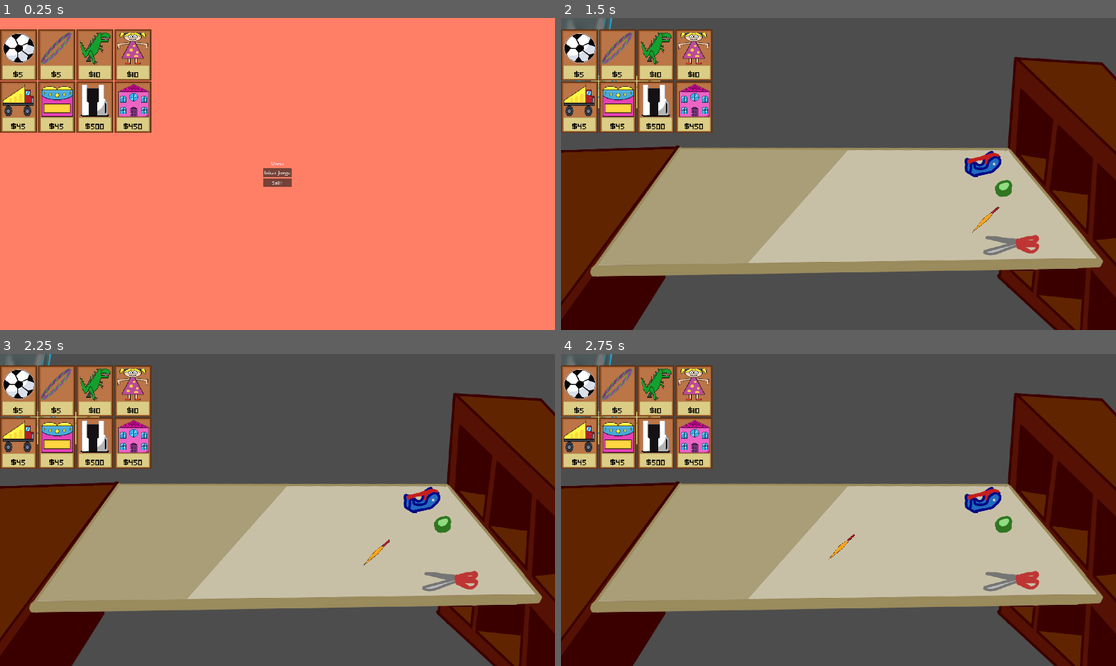
Above: before the commit, frames 1-4 (two rows, left to right).
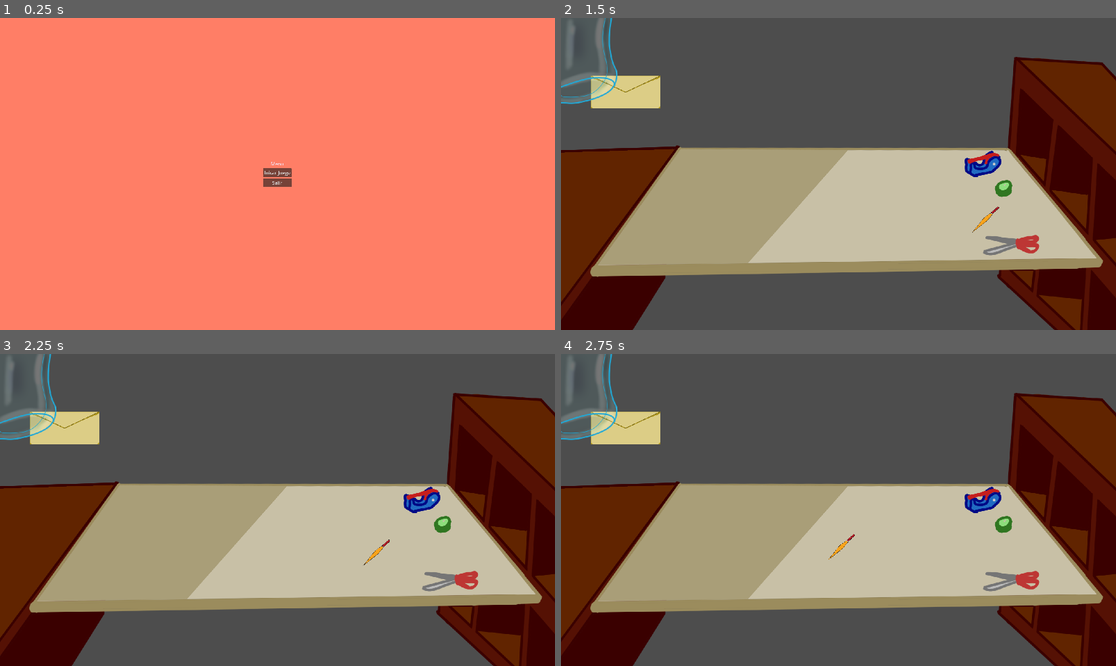
Above: after the commit, the same moments.

Repository: Formvoid-83/Intercambio_para_llevar
Game: Godot game, scene res://Scenes/world2d.tscn
The game is run twice, just before and just after one commit, with the same random seed, the same clock (stepped at 60 frames per second) and the same inputs.
Inputs (mouse positions are in pixels of both pictures, inside the frame that each line leads up to):
- Up to frame 1 (0.25 s): no input
- Up to frame 2 (1.5 s): click "Inicar Juego" at 0.5 s; tap Enter at 1.25 s; drag from (627, 92) to (838, 211) at 1.27 s
- Up to frame 3 (2.25 s): tap Space at 2 s; drag from (421, 556) to (277, 547) at 2.02 s
- Up to frame 4 (2.75 s): no input

The runs differ from the first frame. In frame 1, 8.8% of the frame differs, in the area x 0-28%, y 3-37%; in frame 2, 8.7%; in frame 3, 8.7%; in frame 4, 8.7%.

Commit message:
Toggle shelf on and off

Diff:
--- a/Scenes/inventory_panel.tscn
+++ b/Scenes/inventory_panel.tscn
@@ -3,19 +3,47 @@
 [ext_resource type="Script" uid="uid://bklkhmm6ogoye" path="res://Scripts/inventory_panel.gd" id="1_4ij40"]
 
 [node name="InventoryPanel" type="Control"]
+custom_minimum_size = Vector2(512, 352)
 layout_mode = 3
-anchors_preset = 0
-offset_right = 40.0
-offset_bottom = 40.0
+anchors_preset = 7
+anchor_left = 0.5
+anchor_top = 1.0
+anchor_right = 0.5
+anchor_bottom = 1.0
+offset_left = -960.0
+offset_top = -1080.0
+offset_right = -448.0
+offset_bottom = -728.0
+grow_horizontal = 2
+grow_vertical = 0
+pivot_offset = Vector2(256, 176)
 script = ExtResource("1_4ij40")
 
 [node name="Background" type="TextureRect" parent="."]
-layout_mode = 0
-offset_right = 40.0
-offset_bottom = 40.0
+custom_minimum_size = Vector2(512, 352)
+layout_mode = 1
+anchors_preset = 7
+anchor_left = 0.5
+anchor_top = 1.0
+anchor_right = 0.5
+anchor_bottom = 1.0
+offset_left = -256.0
+offset_top = -352.0
+offset_right = 256.0
+grow_horizontal = 2
+grow_vertical = 0
 
 [node name="GridContainer" type="GridContainer" parent="."]
-layout_mode = 0
-offset_right = 40.0
-offset_bottom = 40.0
+custom_minimum_size = Vector2(512, 352)
+layout_mode = 1
+anchors_preset = 7
+anchor_left = 0.5
+anchor_top = 1.0
+anchor_right = 0.5
+anchor_bottom = 1.0
+offset_left = -256.0
+offset_top = -352.0
+offset_right = 256.0
+grow_horizontal = 2
+grow_vertical = 0
 columns = 4
--- a/Scenes/workshop.tscn
+++ b/Scenes/workshop.tscn
@@ -1,9 +1,10 @@
-[gd_scene load_steps=11 format=3 uid="uid://dckfa8iofjspr"]
+[gd_scene load_steps=12 format=3 uid="uid://dckfa8iofjspr"]
 
 [ext_resource type="PackedScene" uid="uid://bawd52ey5er7t" path="res://Scenes/card_opener.tscn" id="1_0uag0"]
 [ext_resource type="Script" uid="uid://bn88pxcoowbbd" path="res://Scripts/workshop.gd" id="1_h4m5q"]
 [ext_resource type="PackedScene" uid="uid://bl2pcgsurq58w" path="res://Scenes/letter.tscn" id="2_m0rod"]
 [ext_resource type="PackedScene" uid="uid://3yojtyhke3jh" path="res://Scenes/toy.tscn" id="3_vt66m"]
+[ext_resource type="Script" uid="uid://ddef3i2xfiqkv" path="res://Scripts/area_table.gd" id="4_2xyou"]
 [ext_resource type="PackedScene" uid="uid://co0xn8yr1tkir" path="res://Scenes/letter_open.tscn" id="4_m0rod"]
 [ext_resource type="Texture2D" uid="uid://dp1nwt0cy5n51" path="res://Assets/Images/workshop_table_shelf.png" id="4_vt66m"]
 [ext_resource type="PackedScene" uid="uid://mpjgbql8egmy" path="res://Scenes/inventory_panel.tscn" id="5_fakrd"]
@@ -24,6 +25,7 @@
 [node name="Area_Table" type="Area2D" parent="."]
 z_index = 4
 position = Vector2(960, 540)
+script = ExtResource("4_2xyou")
 
 [node name="Table_Sprite" type="Sprite2D" parent="Area_Table"]
 texture = ExtResource("4_vt66m")
@@ -42,12 +44,14 @@
 [node name="LettersContainer" type="Node2D" parent="."]
 
 [node name="ToysContainer" type="Node2D" parent="."]
+position = Vector2(0, 400)
 
 [node name="CardOpener" parent="." instance=ExtResource("1_0uag0")]
 z_index = 7
 position = Vector2(1471, 696)
 
 [node name="CanvasLayer" type="CanvasLayer" parent="."]
+visible = false
 
 [node name="letter_open" parent="CanvasLayer" instance=ExtResource("4_m0rod")]
 offset_left = 563.0
@@ -58,6 +62,13 @@
 [node name="CanvasToys" type="CanvasLayer" parent="."]
 
 [node name="InventoryPanel" parent="CanvasToys" instance=ExtResource("5_fakrd")]
+anchors_preset = 12
+anchor_left = 0.0
+anchor_right = 1.0
+offset_left = 0.0
+offset_top = 0.0
+offset_right = 0.0
+offset_bottom = 0.0
 
 [node name="InventoryHandle" type="Control" parent="CanvasToys"]
 layout_mode = 3
--- /dev/null
+++ b/Scripts/area_table.gd
@@ -0,0 +1,14 @@
+extends Area2D
+
+signal shelf_clicked
+
+func _input_event(viewport, event, shape_idx):
+	if event is InputEventMouseButton \
+	and event.button_index == MOUSE_BUTTON_LEFT \
+	and event.pressed:
+
+		var owner_id = shape_find_owner(shape_idx)
+		var shape_node = shape_owner_get_owner(owner_id)
+
+		if shape_node.name == "CollisionShelf":
+			emit_signal("shelf_clicked")
--- a/Scripts/inventory_panel.gd
+++ b/Scripts/inventory_panel.gd
@@ -14,7 +14,7 @@
 @onready var open_y := 0
 
 func _ready() -> void:
-	position.y = closed_y
+	#position.y = closed_y
 	var toys = [
 		ToyData.new("Ball", Rect2(1176.0,232.0,104.0,96.0), 5),
 		ToyData.new("Ula ula", Rect2(1008.0,248.0,112.0,112.0), 5),
@@ -34,7 +34,7 @@
 
 func toggle():
 	is_open = !is_open
-	position.y = open_y if is_open else closed_y
+	visible = is_open
 
 func request_toy(toy_data):
 	if toy_active:
--- a/Scripts/workshop.gd
+++ b/Scripts/workshop.gd
@@ -6,6 +6,7 @@
 @onready var toys_container: Node2D = $ToysContainer
 @onready var letters_container: Node2D = $LettersContainer
 @onready var letter_popup: Control = $CanvasLayer/letter_open
+@onready var area_table: Area2D = $Area_Table
 
 const ATLAS := preload("res://Assets/Images/Gifts.png")
 
@@ -18,6 +19,8 @@
 	inventory.toy_requested.connect(_spawn_toy)
 	letter_db.load_letters()
 	spawn_random_letter()
+	area_table.shelf_clicked.connect(_on_shelf_clicked)
+	inventory.hide()
 
 func spawn_random_letter():
 	if letter_db.letters.is_empty():
@@ -43,3 +46,6 @@
 
 func _on_toy_released():
 	inventory.release_toy()
+
+func _on_shelf_clicked():
+	inventory.toggle()
Not shown, added: Scripts/area_table.gd.uid
